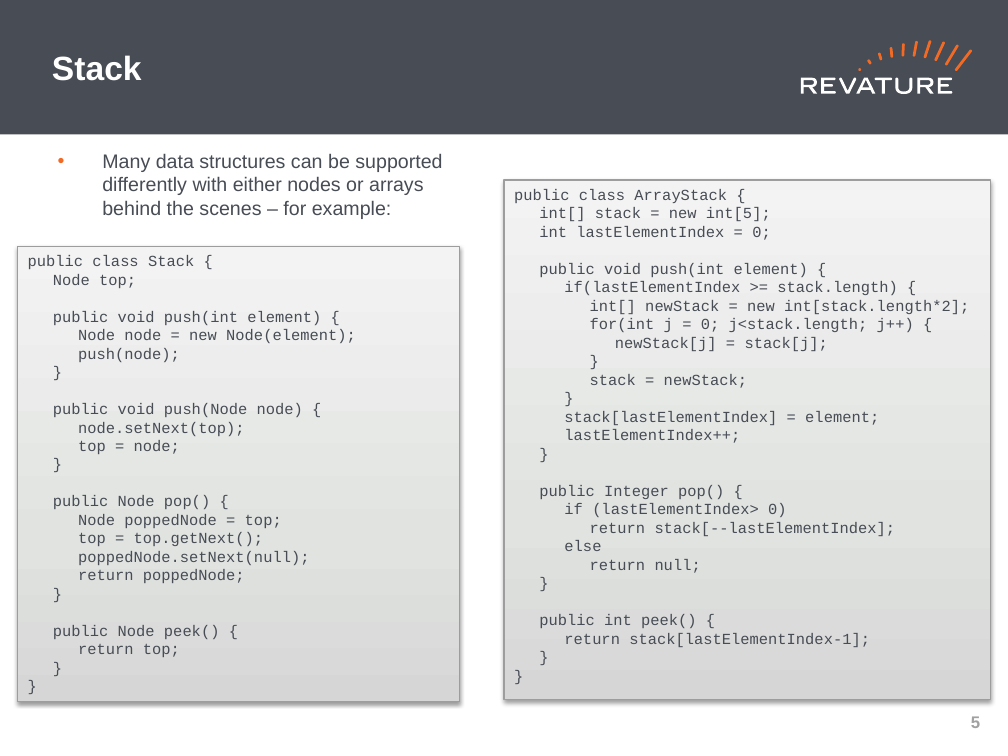
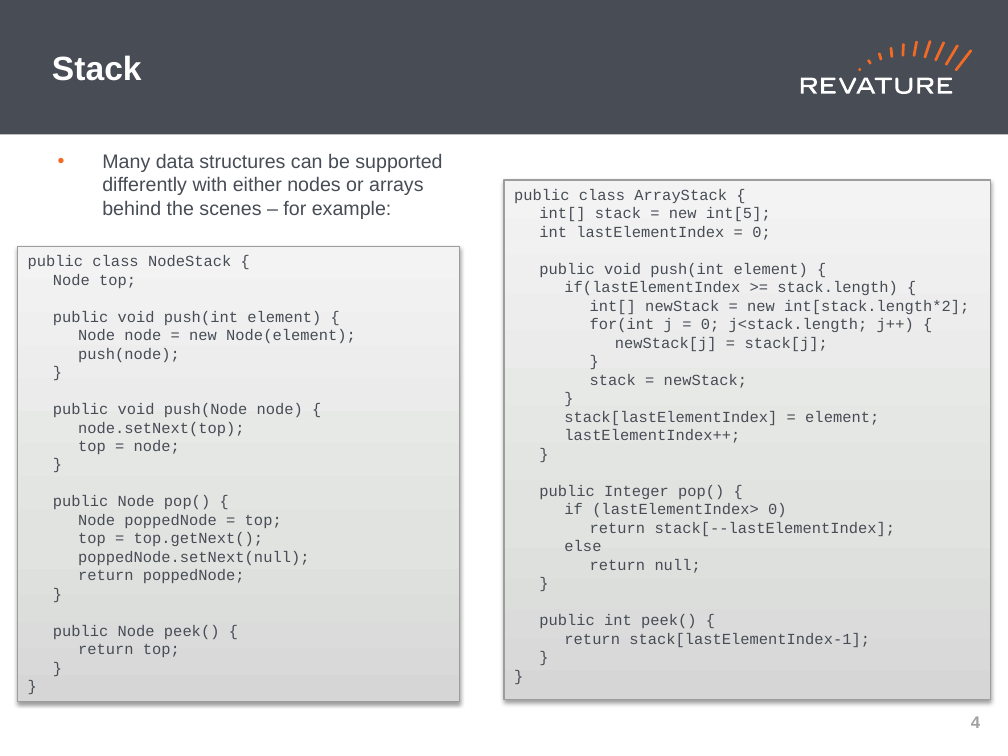
Before and after one commit to jhigherevature/8302021_RAP, a slide deck: slide 5 of powerpoints/Day_16.pptx (slide 6 before the commit). Drawn at 1008x756 pixels with LibreOffice and Linux fonts; fonts in the diff are those of the drawing. Boxes give left, top, right and bottom in pixels: in the first picture for what was removed or moved away, otherwise in the second. Text is boxed around its words. In the diff, an @@ line names an element or a change of style, - is before the commit and + after.

```diff
--- a/powerpoints/Day_16.pptx
+++ b/powerpoints/Day_16.pptx
@@ text at (28,255,231,269): text changed @@
-public class Stack {
+public class NodeStack {
@@ page number at (971,716,980,728): text changed @@
-5
+4
```
Also in this commit, not shown: 2 other slides changed, 5 slides added, 4 other files.
